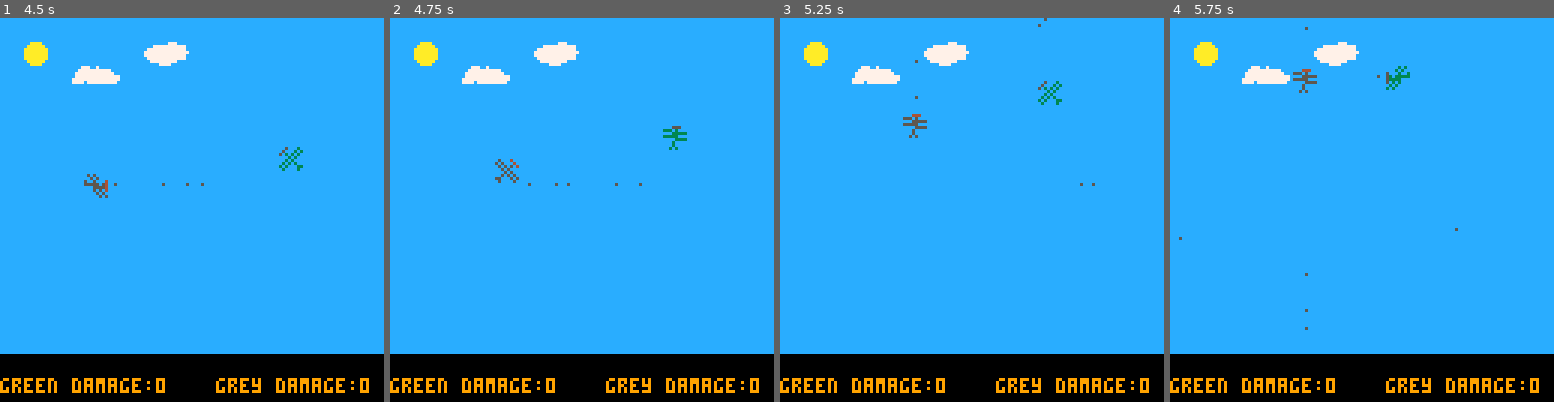
Above: before the commit, frames 1-4 (left to right).
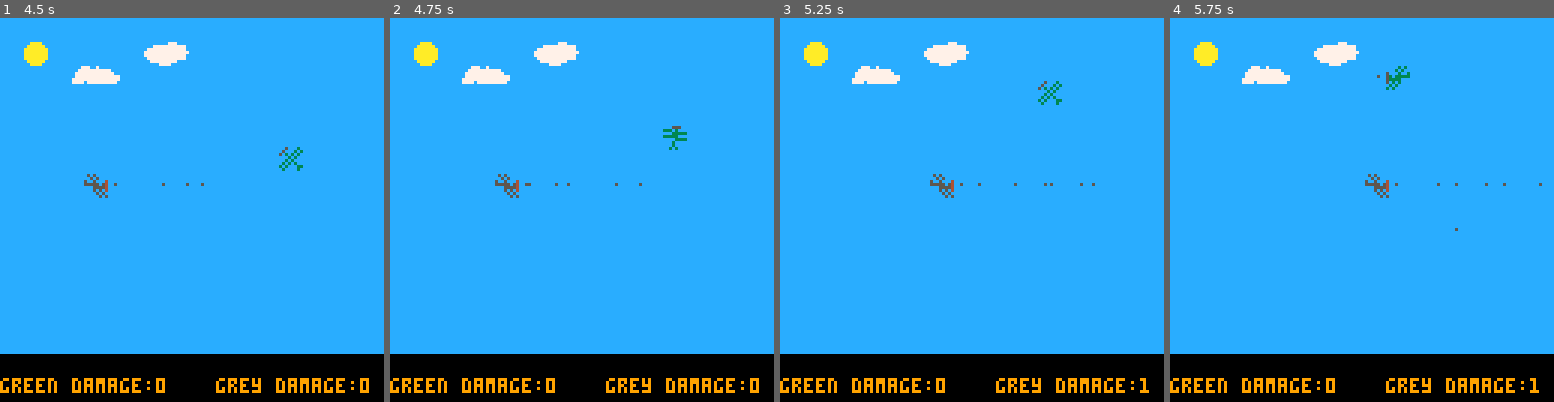
Above: after the commit, the same moments.

Repository: jerrybookbenson/pico8-games
Game: PICO-8 cartridge plane-battle.p8
Same seed, same stepped clock (60 frames per second), same inputs: the game is played once before the commit and once after it.
Inputs:
- Up to frame 1 (4.5 s): tap X (X key) at 0.33, 1.07, 1.85, 2.97, 4.08 s; tap O (Z key) at 0.7, 1.7, 2.1, 2.5, 2.9, 3.3, 3.7, 4.1 s; hold Right 1.6-2.1 s; hold Up 2.15-2.42 s; hold Right 2.47-3.03 s; hold Left 3.08-3.58 s; hold Right from 4.02 s (still down)
- Up to frame 2 (4.75 s): tap O (Z key) at 4.5 s; release Right at 4.68 s; hold Up from 4.73 s (still down)
- Up to frame 3 (5.25 s): tap O (Z key) at 4.9 s; release Up at 5.03 s; hold Left from 5.08 s (still down); tap X (X key) at 5.2 s
- Up to frame 4 (5.75 s): tap O (Z key) at 5.3, 5.7 s; release Left at 5.68 s

Frame 1 is identical in both runs. In frame 2, 0.3% of the frame differs, in the area x 27-36%, y 36-47%; in frame 3, 0.4%; in frame 4, 0.4%, in the area x 2-97%, y 2-97%.

Commit message:
single player

Diff:
--- a/plane-battle.p8
+++ b/plane-battle.p8
@@ -958,10 +958,10 @@
 function is_ordanance_coordinates (x, y)
   for actor in all(actors) do
     if ((is_ordanance (actor) or actor.spr == pl1_bullet_spr_vert or actor.spr == pl1_bullet_spr_horiz)
-      and actor.x > x - 5
-      and actor.x < x + 5
-      and actor.y > y - 5
-      and actor.y <  y + 5) then
+      and actor.x > x - .7
+      and actor.x < x + .7
+      and actor.y > y - .7
+      and actor.y <  y + .7) then
       return true
     end
   end
@@ -969,36 +969,37 @@
 end
 
 function is_ordanance_direction (direction)
+  local lookahead = 2;
   if (direction == "n") then
-    if (is_ordanance_coordinates (pl2.x, pl2.y - pl2_speed)) then
+    if (is_ordanance_coordinates (pl2.x, pl2.y - lookahead * pl2_speed)) then
       return true
     end
   elseif (direction == "ne") then
-    if (is_ordanance_coordinates (pl2.x + pl2_speed, pl2.y - pl2_speed)) then
+    if (is_ordanance_coordinates (pl2.x + lookahead * pl2_speed, pl2.y - lookahead * pl2_speed)) then
       return true
     end
   elseif (direction == "e") then
-    if (is_ordanance_coordinates (pl2.x + pl2_speed, pl2.y)) then
+    if (is_ordanance_coordinates (pl2.x + lookahead * pl2_speed, pl2.y)) then
       return true
     end
   elseif (direction == "se") then
-    if (is_ordanance_coordinates (pl2.x + pl2_speed, pl2.y + pl2_speed)) then
+    if (is_ordanance_coordinates (pl2.x + lookahead * pl2_speed, pl2.y + lookahead * pl2_speed)) then
       return true
     end
   elseif (direction == "s") then
-    if (is_ordanance_coordinates (pl2.x, pl2.y + pl2_speed)) then
+    if (is_ordanance_coordinates (pl2.x, pl2.y + lookahead * pl2_speed)) then
       return true
     end
   elseif (direction == "sw") then
-    if (is_ordanance_coordinates (pl2.x - pl2_speed, pl2.y + pl2_speed)) then
+    if (is_ordanance_coordinates (pl2.x - lookahead * pl2_speed, pl2.y + lookahead * pl2_speed)) then
       return true
     end
   elseif (direction == "w") then
-    if (is_ordanance_coordinates (pl2.x - pl2_speed, pl2.y)) then
+    if (is_ordanance_coordinates (pl2.x - lookahead * pl2_speed, pl2.y)) then
       return true
     end
   elseif (direction == "nw") then
-    if (is_ordanance_coordinates (pl2.x - pl2_speed, pl2.y - pl2_speed)) then
+    if (is_ordanance_coordinates (pl2.x - lookahead * pl2_speed, pl2.y - lookahead * pl2_speed)) then
       return true
     end
   end
